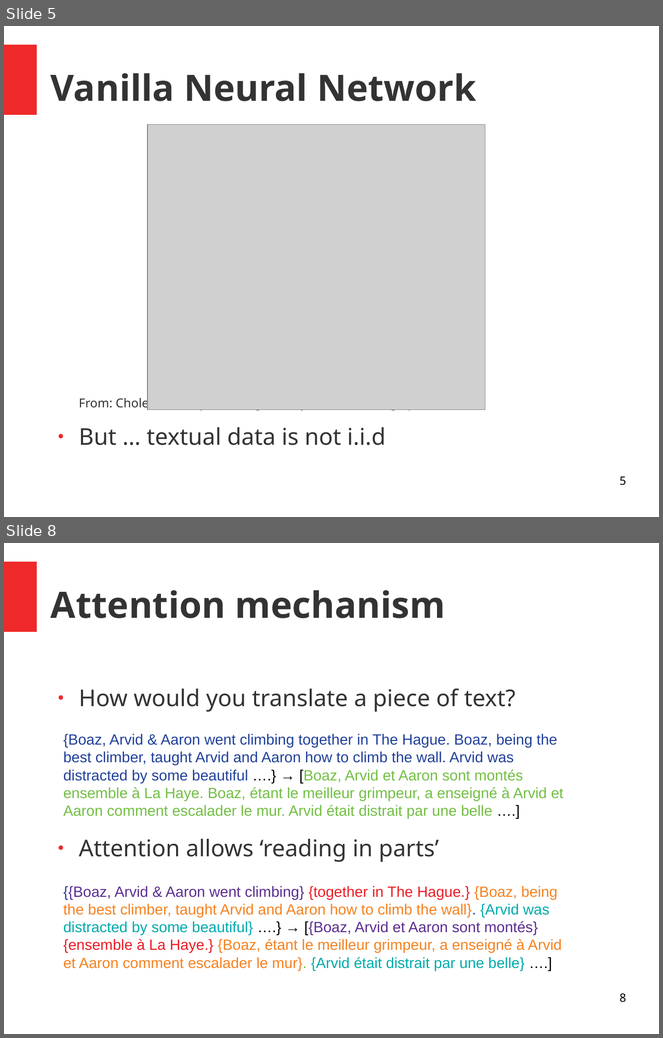
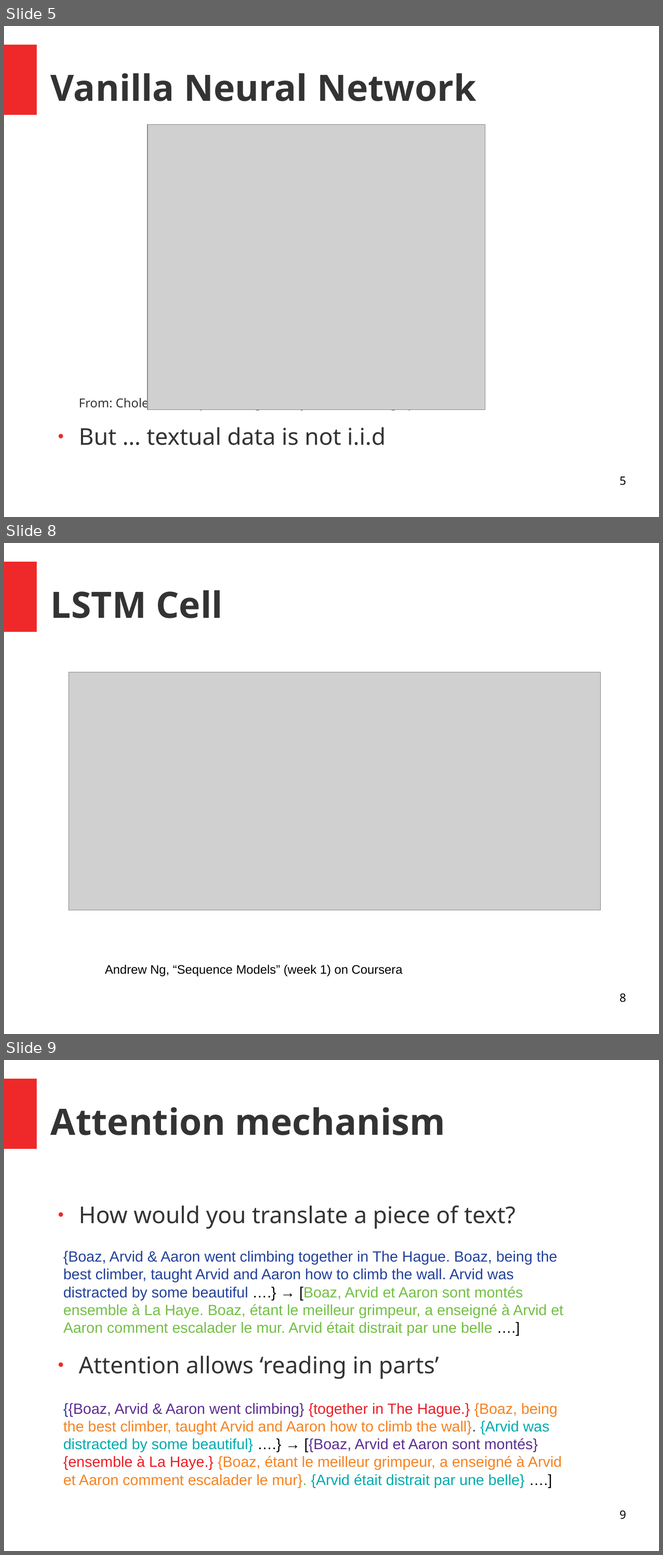
Before and after one commit to JasperHG90/Phonorm, a slide deck: docs/phonorm.odp. Shown one above the other, each under a label of ours: slides 5 and 8 before the commit, slides 5, 8 and 9 after it; the slides between them are not shown. The pictures are 663x1038 and 663x1555 pixels, drawn with LibreOffice and Linux fonts; fonts in the diff are those of the drawing; grey boxes stand for pictures. Boxes give left, top, right and bottom in pixels: in the first picture for what was removed or moved away, otherwise in the second. Text is boxed around its words. In the diff, an @@ line names an element or a change of style, - is before the commit and + after.

```diff
--- a/docs/phonorm.odp
+++ b/docs/phonorm.odp
@@ slide 8 added at (4,543,659,1034), background #FFFFFF; not listed: 1 template element that a slide beside it also shows @@
@@ title added at (51,590,222,618), 44 pt, text #333333, bold @@
+LSTM Cell
@@ picture added at (69,672,601,911) @@
@@ text added at (105,965,403,977), 15 pt, text #000000 @@
+Andrew Ng, “Sequence Models” (week 1) on Coursera
@@ page number added at (620,994,626,1003), 14 pt, text #000000 @@
+8
@@ what was slide 8 is now slide 9 @@
@@ page number at (620,1511,626,1520): text changed @@
-8
+9
```
Also in this commit, not shown: 7 slides changed, 2 other slides added, 4 slides removed, 1 other file.
